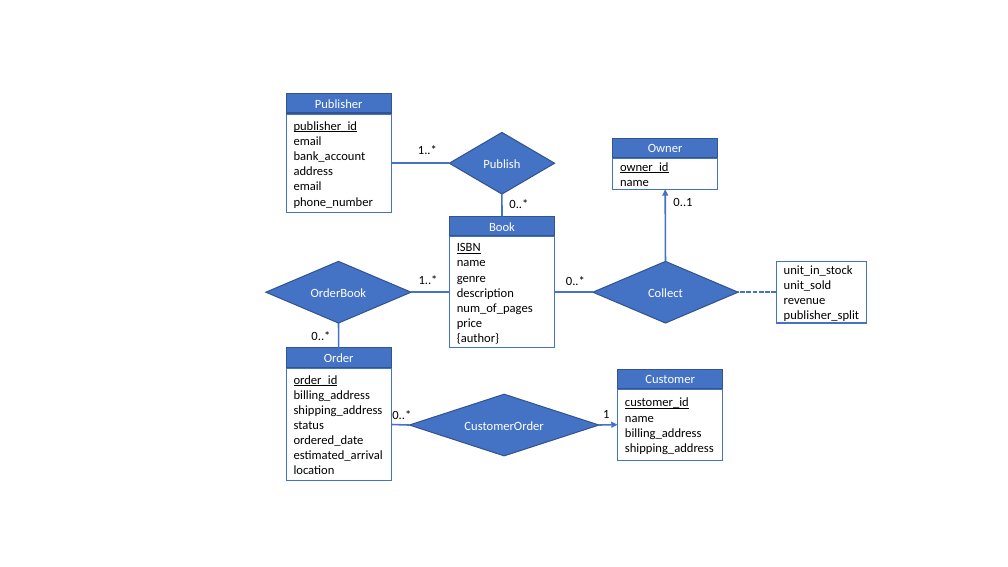
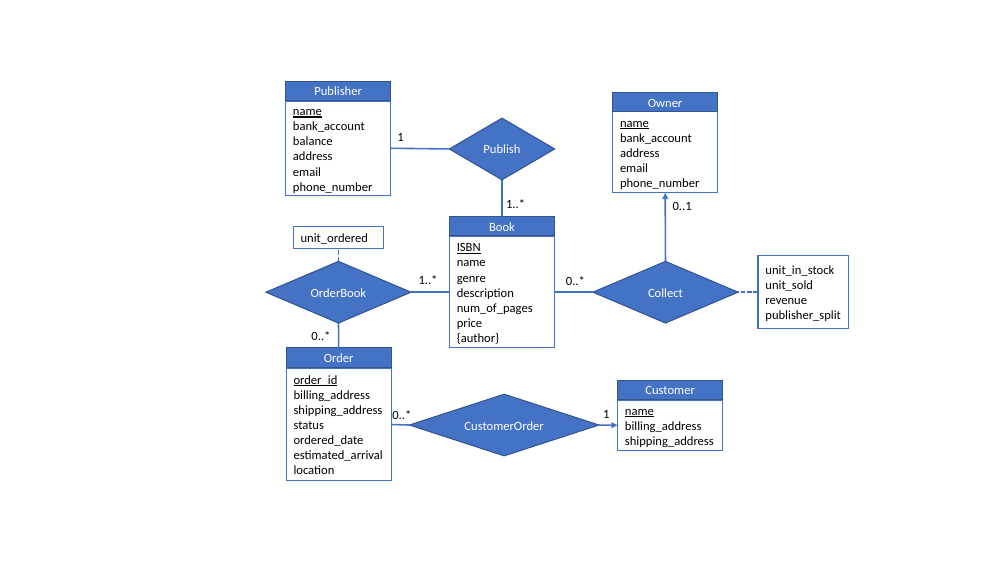
Before and after one commit to Tom1072/Look-Inna-Book, a slide deck: slide 3 of Look Inna Book Planning.pptx. Drawn at 1008x567 pixels with LibreOffice and Linux fonts; fonts in the diff are those of the drawing. Boxes give left, top, right and bottom in pixels: in the first picture for what was removed or moved away, otherwise in the second. Text is boxed around its words. In the diff, an @@ line names an element or a change of style, - is before the commit and + after.

Commit message:
Add customer checkout functionality

```diff
--- a/Look Inna Book Planning.pptx
+++ b/Look Inna Book Planning.pptx
@@ rectangle "name": place and size @@
-rectangle "name" at [286,114,391,212]
+rectangle "name" at [286,101,391,195]
@@ text in rectangle at [293,109,322,118]: text changed @@
-publisher_id
-email
+name
@@ rectangle "Owner": place and size @@
-rectangle "Owner" at [613,138,718,157]
+rectangle "Owner" at [613,93,718,112]
@@ rectangle "name": place and size @@
-rectangle "name" at [613,158,718,189]
+rectangle "name" at [613,112,718,193]
@@ text in rectangle at [293,136,333,145]: paragraph added @@
+balance
@@ 1 rectangle, 1 diamond, 1 line: place and size @@
-1 rectangle, 1 diamond, 1 line at [286,94,554,194]
+1 rectangle, 1 diamond, 1 line at [286,81,554,180]
@@ text at [397,133,403,141]: text changed @@
-1..*
+1
@@ text in rectangle at [620,133,699,189]: paragraphs added @@
+bank_account
+address
+email
+phone_number
@@ text in rectangle at [620,121,649,129]: underline on in "name" @@
@@ text in rectangle at [620,162,669,173]: paragraph removed @@
-owner_id
@@ line moved from (502, 194) - (502, 216) to (502, 180) - (502, 216) @@
@@ text at [506,199,525,208]: text changed @@
-0..*
+1..*
@@ text "0..1": place and size @@
-text "0..1" at [673,198,692,206]
+text "0..1" at [673,202,692,210]
@@ arrow moved from (665, 262) - (665, 189) to (665, 262) - (665, 193) @@
@@ rectangle added at [293,226,384,249], fill #FFFFFF, outline #4472C4 1 pt, 12 pt, text #000000 @@
+unit_ordered
@@ line added from (339, 262) to (339, 249), #4472C4 1.5 pt dashed @@
@@ rectangle "unit_in_stock": place and size @@
-rectangle "unit_in_stock" at [777,262,867,324]
+rectangle "unit_in_stock" at [758,256,849,329]
@@ line moved from (777, 293) - (738, 293) to (758, 293) - (738, 293) @@
@@ rectangle "Customer": place and size @@
-rectangle "Customer" at [618,369,723,388]
+rectangle "Customer" at [618,380,723,399]
@@ rectangle "name": place and size @@
-rectangle "name" at [618,389,723,461]
+rectangle "name" at [618,400,723,451]
@@ text in rectangle at [625,397,689,409]: paragraph removed @@
-customer_id
@@ text in rectangle at [625,409,654,417]: underline on in "name" @@
```
Also in this commit, not shown: 1 other slide changed, 8 other files.
